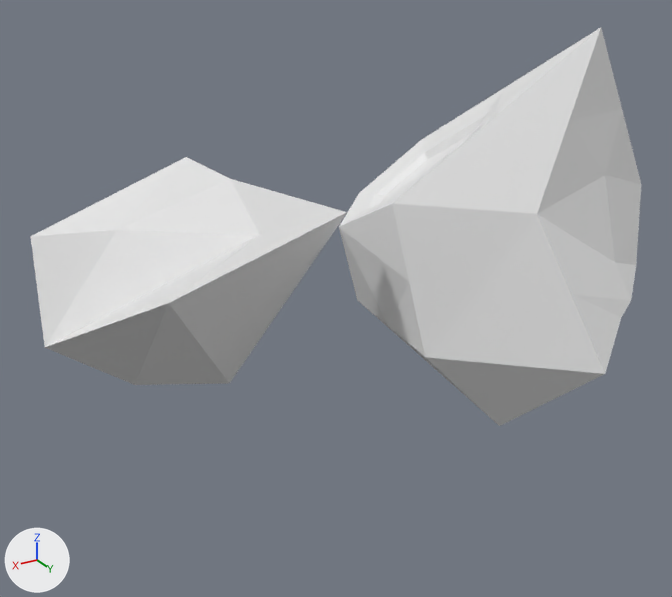
What one commit did to the Blender file Blender/map.blend.
Before and after are seen from a 50 mm lens placed at (0.33, 4.92, 2.25), pointed at (-1.58, 1.74, 0.66). Arrows for +X, +Y and +Z are at lower left; the lights stay in place. The same objects are shown in both versions, whatever each file hides.

The first picture shows 'Rockone-col'.
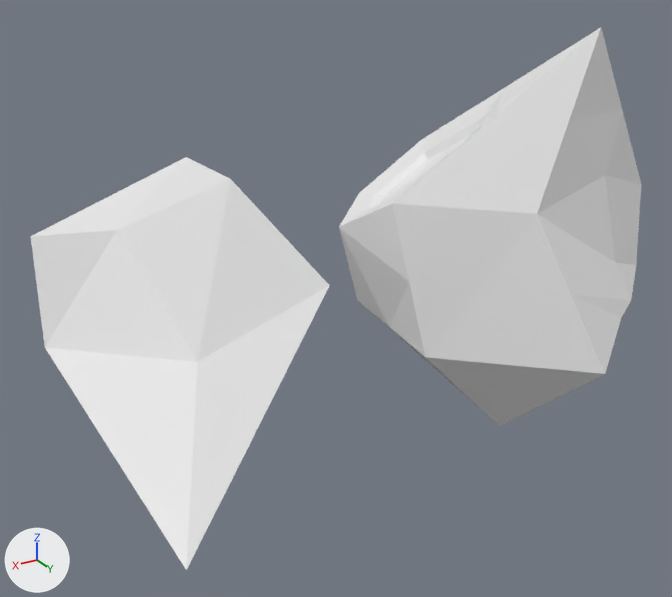
What differs and where, as boxes [x1, y1, x2, y2] in the pictures (672 x 597 px; the box of a moved part takes in the faces that stretch with it):
'Rockone-col', reshaped (36% taller): before [31, 28, 641, 426]; after [31, 28, 641, 570]
part 1 of me_icosphere_003, moved or reshaped: before [45, 179, 347, 385]; after [45, 179, 330, 570]

What changed in the scene script:
```text
Change me_icosphere_003:
    where me_icosphere_003.from_pydata(...)  # 73 vertices, 112 faces, 2 loose edges; spans x -1.0..3.6, y -2.41..0.72, z -2.65..0.79
    used by ob_rockone_col; location = (-2.366, 2.155, 1.341); scale = (0.537, 0.537, 0.537)
    me_icosphere_003 part 1
    me_icosphere_003.vertices[12].co: (1.21, -1.02, -0.65) -> (1.48, -0.86, -1.19)  # pixel (347, 212) -> pixel (329, 285)
    me_icosphere_003.vertices[13].co: (3.23, 0.2, -0.55) -> (3.45, 0.74, -2.08)  # pixel (168, 303) -> pixel (186, 570)
    me_icosphere_003.vertices[17].co: (2.13, -0.78, -0.61) -> (2.76, -0.6, -1.42)  # pixel (259, 234) -> pixel (197, 361)
```
